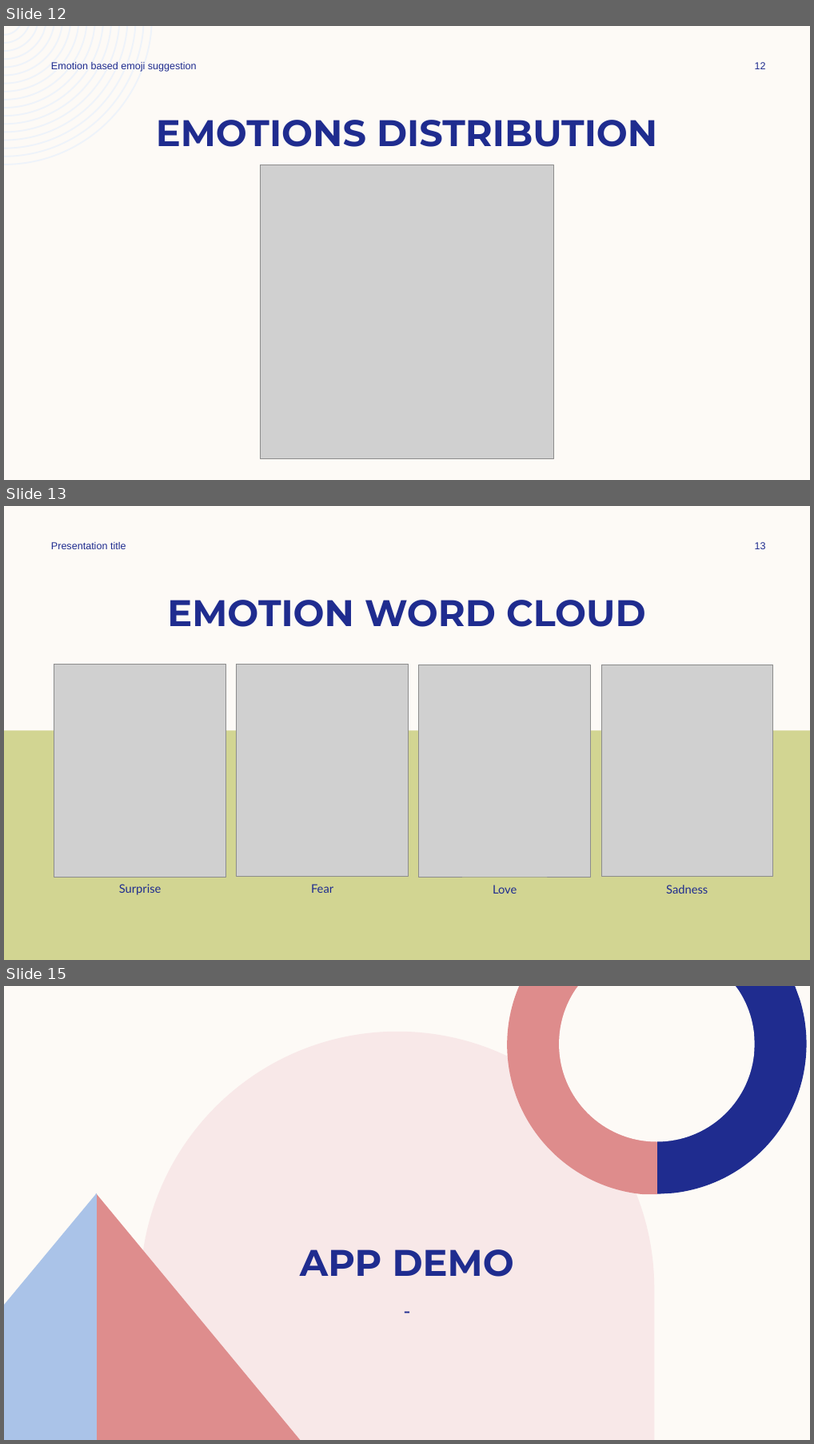
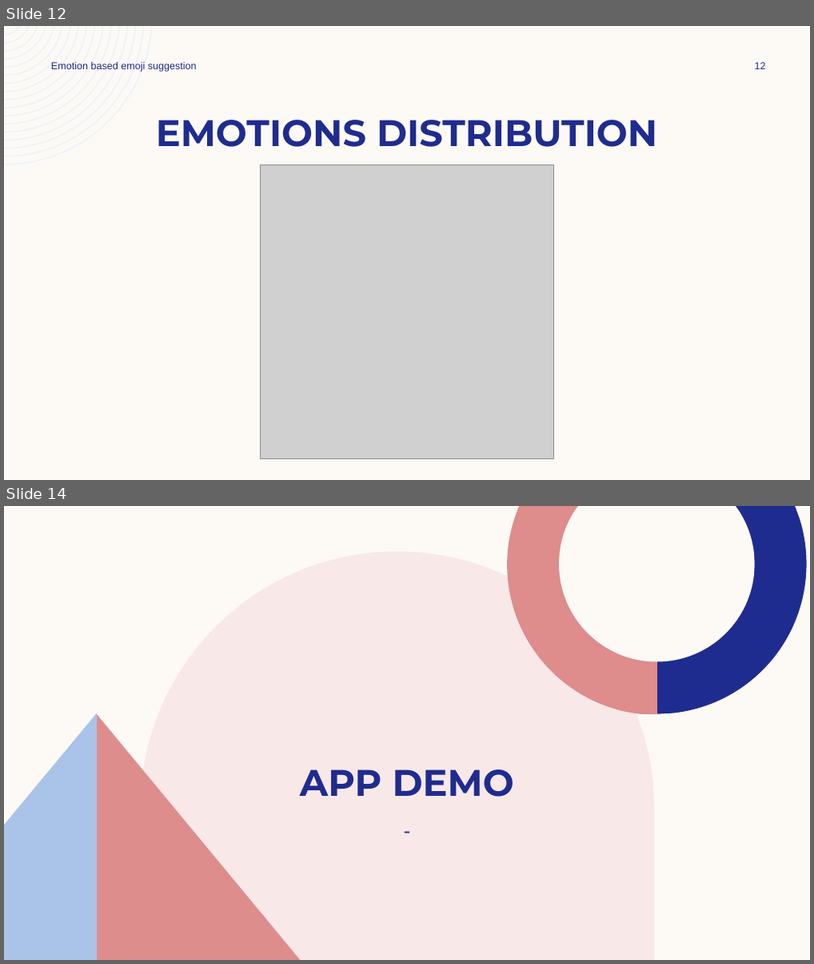
Before and after one commit to Jainlo/context-based-emoji-suggestion, a slide deck: Emotion based emoji suggestion.pptx. Shown one above the other, each under a label of ours: slides 12, 13 and 15 before the commit, slides 12 and 14 after it; the slides between them are not shown. The pictures are 814x1444 and 814x964 pixels, drawn with LibreOffice and Linux fonts; fonts in the diff are those of the drawing; grey boxes stand for pictures. Boxes give left, top, right and bottom in pixels: in the first picture for what was removed or moved away, otherwise in the second. Text is boxed around its words. In the diff, an @@ line names an element or a change of style, - is before the commit and + after.

```diff
--- a/Emotion based emoji suggestion.pptx
+++ b/Emotion based emoji suggestion.pptx
@@ slide 13 removed at (4,506,810,960), background #FDFAF6 @@
@@ text removed at (51,542,126,549) @@
-Presentation title
@@ page number removed at (755,542,766,549) @@
-13
@@ title removed at (167,600,646,627) @@
-EMOTION WORD CLOUD
@@ picture removed at (54,664,226,877) @@
@@ picture removed at (237,664,409,877) @@
@@ picture removed at (419,664,591,877) @@
@@ picture removed at (602,664,774,876) @@
@@ rectangle removed at (4,731,810,960) @@
@@ text removed at (119,884,162,895) @@
-Surprise
@@ text removed at (311,884,334,892) @@
-Fear
@@ text removed at (493,884,517,893) @@
-Love
@@ text removed at (666,884,708,893) @@
-Sadness
@@ what was slide 15 is now slide 14 @@
```
Also in this commit, not shown: 1 slide changed.
